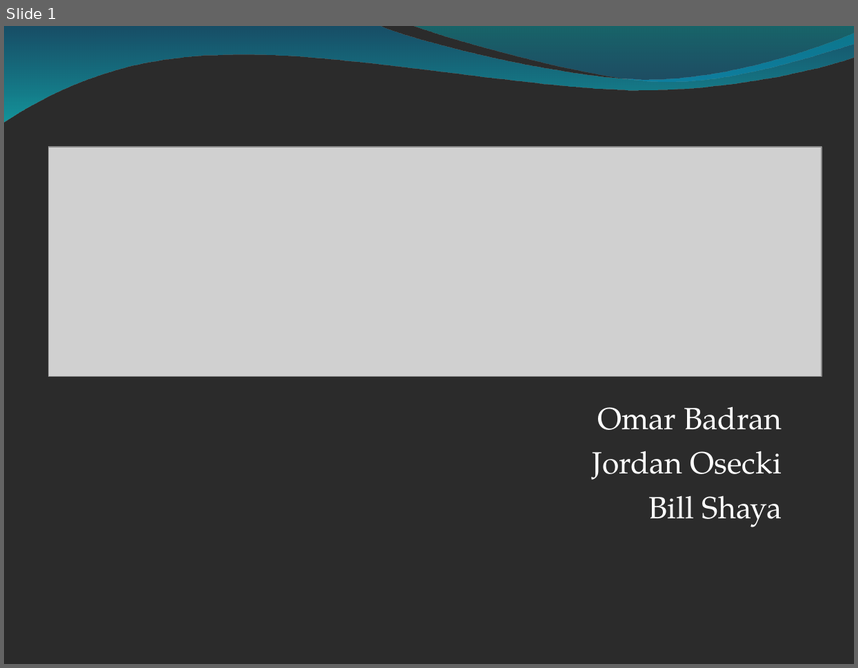
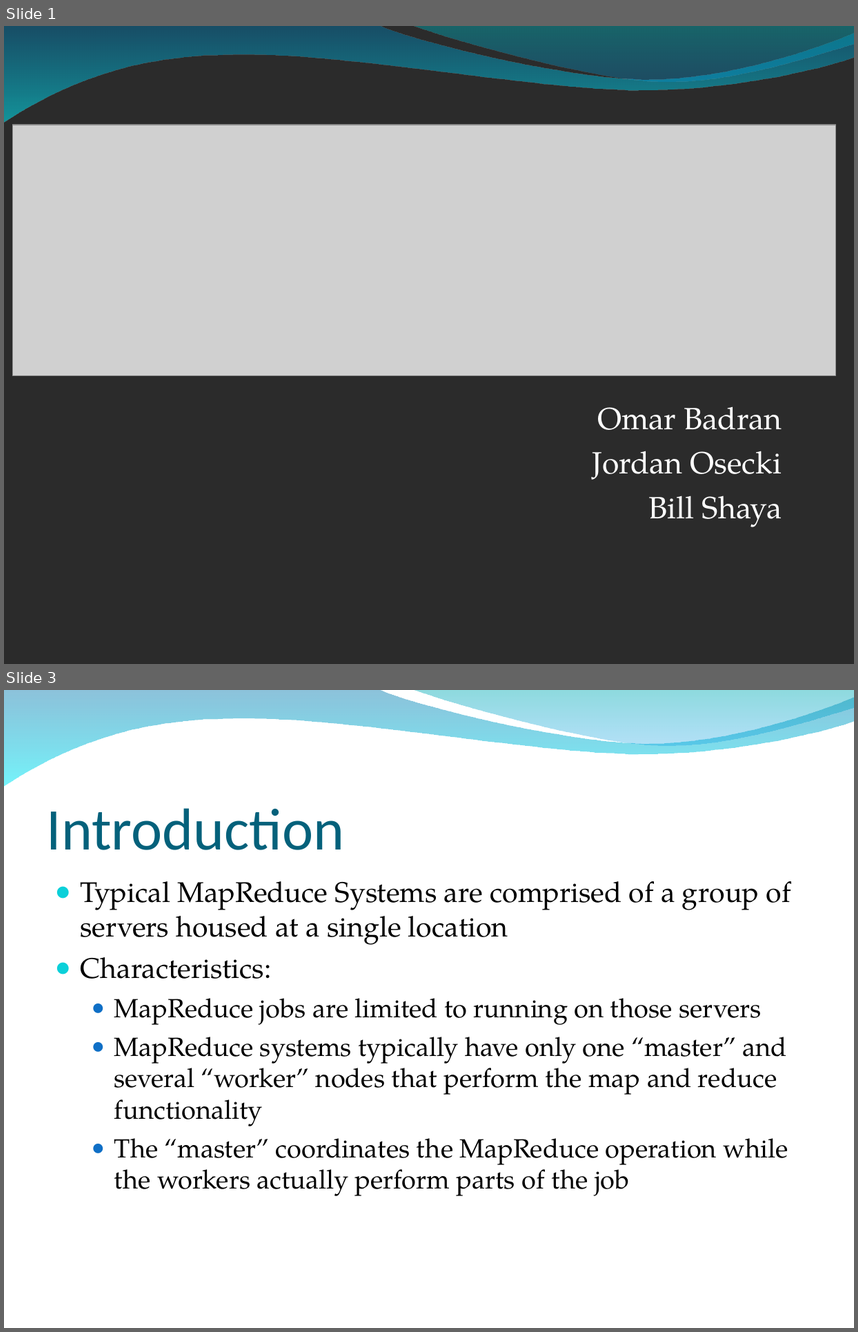
Before and after one commit to osecki/cs647, a slide deck: Documentation/Final Paper and Slides/MapReduce Final Presentation.ppt. Shown one above the other, each under a label of ours: slide 1 before the commit, slides 1 and 3 after it; the slides between them are not shown. The pictures are 858x668 and 858x1332 pixels, drawn with LibreOffice and Linux fonts; fonts in the diff are those of the drawing; grey boxes stand for pictures; background and template pictures are left out; a plain dark background stands for a picture behind light text. Boxes give left, top, right and bottom in pixels: in the first picture for what was removed or moved away, otherwise in the second. Text is boxed around its words. In the diff, an @@ line names an element or a change of style, - is before the commit and + after.

```diff
--- a/Documentation/Final Paper and Slides/MapReduce Final Presentation.ppt
+++ b/Documentation/Final Paper and Slides/MapReduce Final Presentation.ppt
@@ slide 3 added at box(4, 690, 854, 1328), background picture (left out); not listed: 2 template elements that a slide beside it also shows @@
@@ title added at box(47, 808, 344, 850), 50 pt, text #04617B @@
+Introduction
@@ text added at box(80, 881, 791, 1196), 22.2 pt, text #000000 @@
+● Typical MapReduce Systems are comprised of a group of servers housed at a single location
+● Characteristics:
+  ● MapReduce jobs are limited to running on those servers
+  ● MapReduce systems typically have only one “master” and several “worker” nodes that perform the map and reduce functionality
+  ● The “master” coordinates the MapReduce operation while the workers actually perform parts of the job
@@ slide 1 changed as well @@
@@ picture: place and size @@
-picture at box(48, 147, 822, 377)
+picture at box(12, 125, 836, 375)
```
Also in this commit, not shown: 4 other slides changed, 34 other slides added, 4 slides removed, 3 other files.
